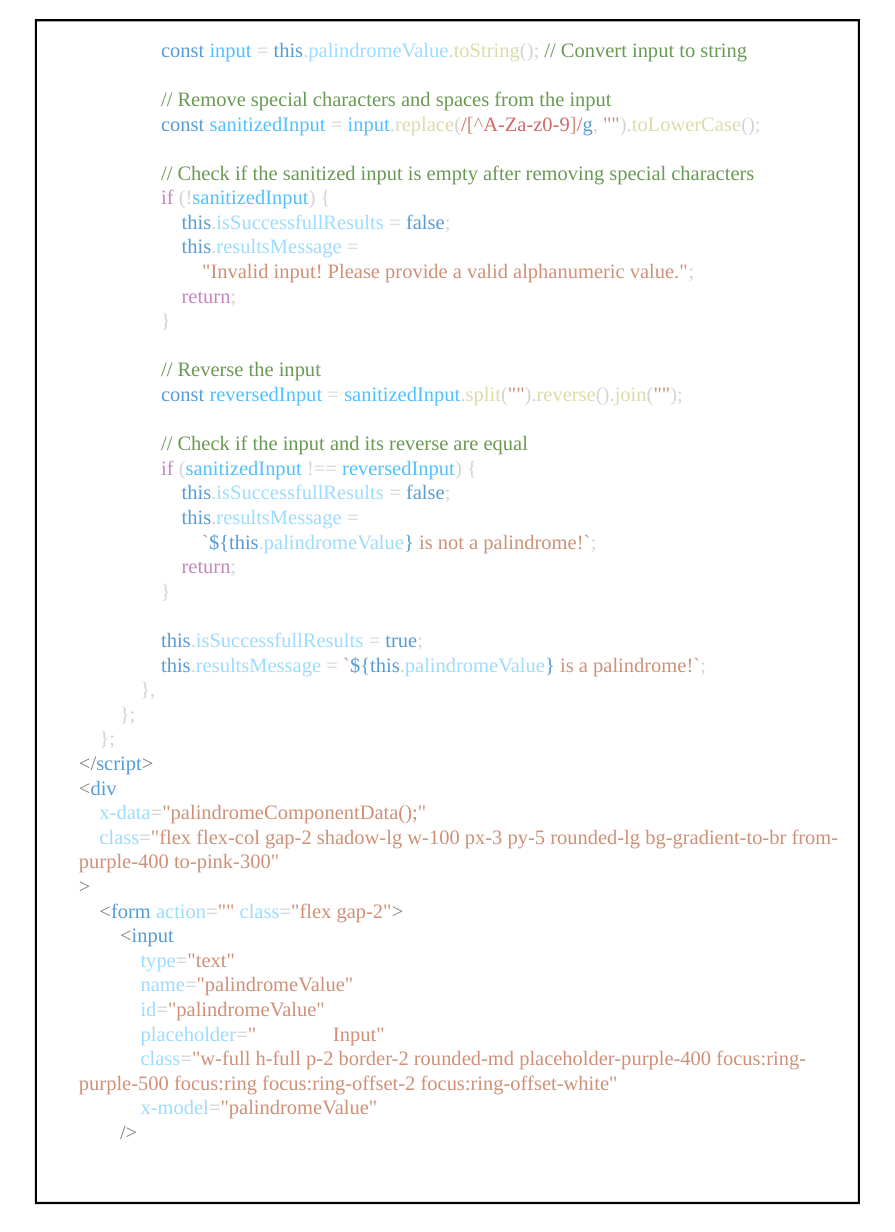
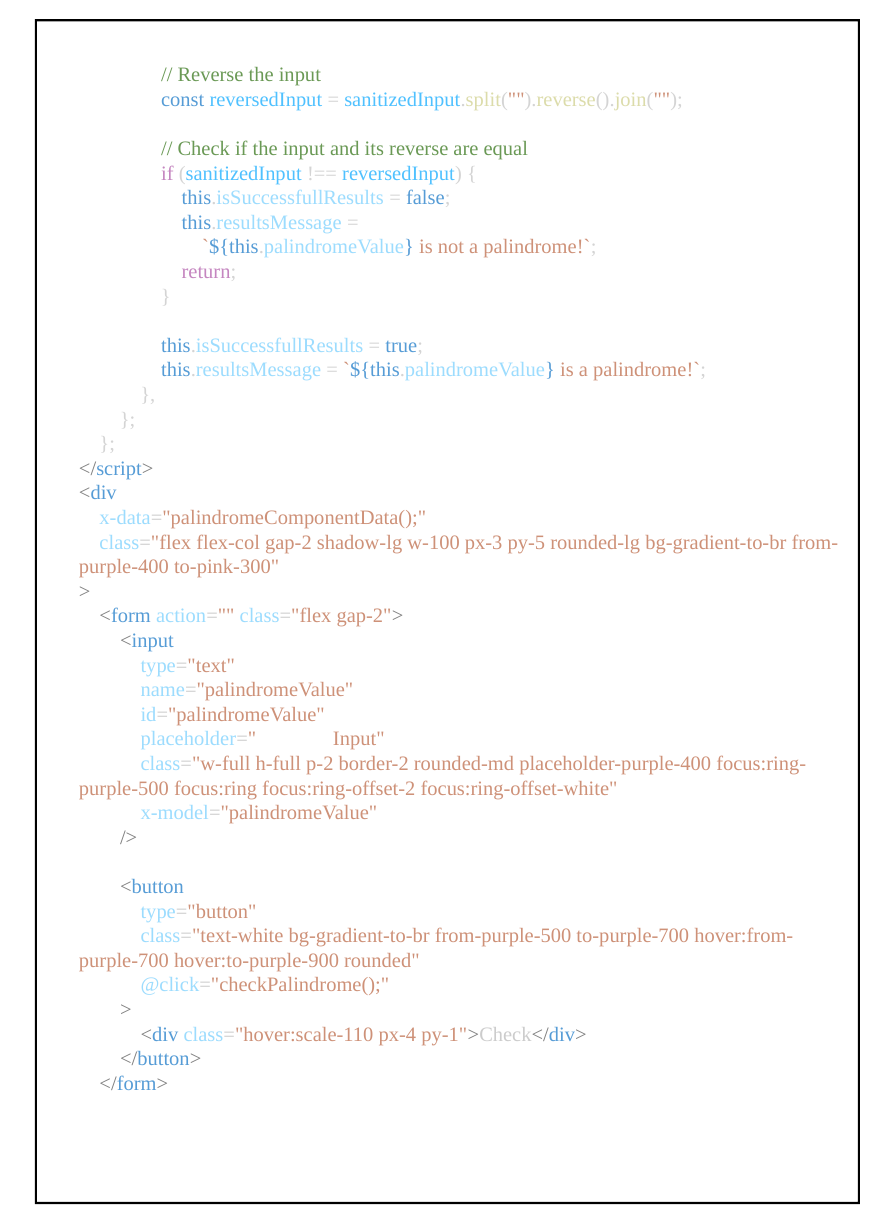
Before and after one commit to yashitaprajapati/FEE-PROJECT-2-, a slide deck: slide 8 of palindrome_checker/report fee.pptx. Drawn at 895x1232 pixels with LibreOffice and Linux fonts; fonts in the diff are those of the drawing; background and template pictures are left out. Boxes give left, top, right and bottom in pixels: in the first picture for what was removed or moved away, otherwise in the second. Text is boxed around its words. In the diff, an @@ line names an element or a change of style, - is before the commit and + after.

```diff
--- a/palindrome_checker/report fee.pptx
+++ b/palindrome_checker/report fee.pptx
@@ subtitle at [161,43,760,303]: paragraphs removed @@
-const input = this.palindromeValue.toString(); // Convert input to string
-// Remove special characters and spaces from the input
-const sanitizedInput = input.replace(/[^A-Za-z0-9]/g, "").toLowerCase();
-// Check if the sanitized input is empty after removing special characters
-if (!sanitizedInput) {
-this.isSuccessfullResults = false;
-this.resultsMessage =
-"Invalid input! Please provide a valid alphanumeric value.";
-return;
-}
@@ subtitle at [79,879,793,1090]: paragraphs added @@
+<button
+type="button"
+class="text-white bg-gradient-to-br from-purple-500 to-purple-700 hover:from-purple-700 hover:to-purple-900 rounded"
+@click="checkPalindrome();"
+>
+<div class="hover:scale-110 px-4 py-1">Check</div>
+</button>
+</form>
```
Also in this commit, not shown: 4 other slides changed.
